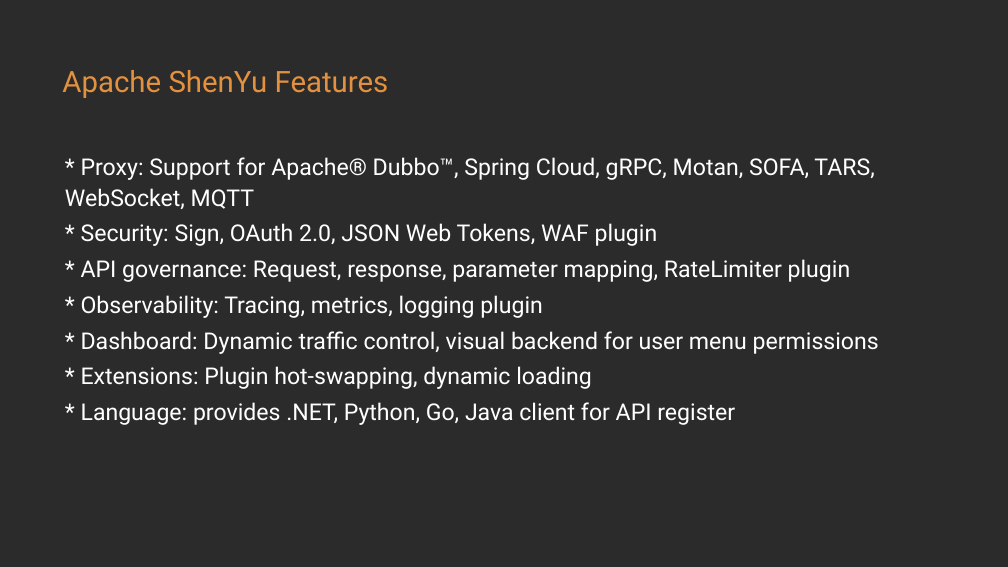
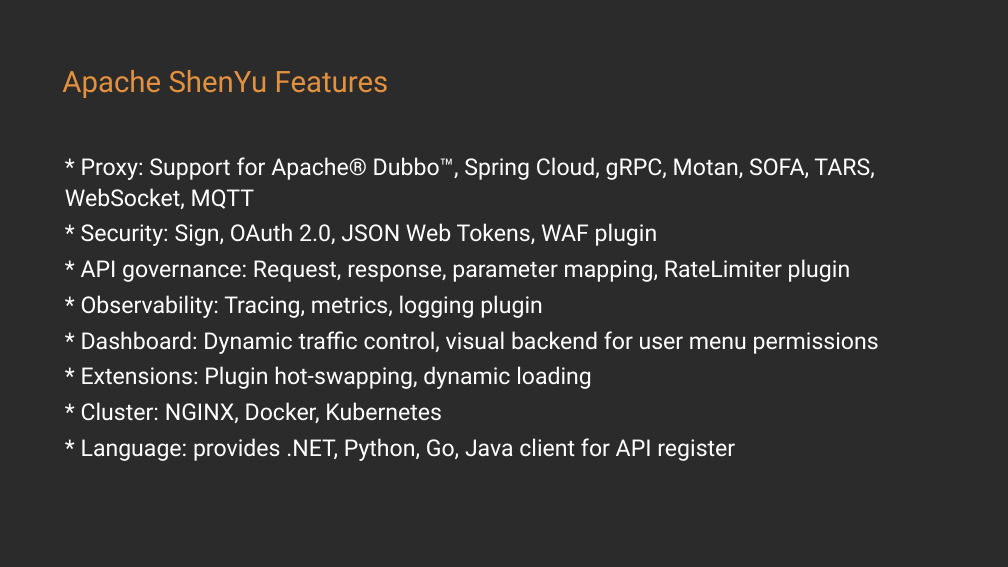
Before and after one commit to loongs-zhang/ACOCA2024-PlayWithWASM, a slide deck: slide 5 of PlayWithWASM.pptx. Drawn at 1008x567 pixels with LibreOffice and Linux fonts; fonts in the diff are those of the drawing; background and template pictures are left out; a plain dark background stands for a picture behind light text. Boxes give left, top, right and bottom in pixels: in the first picture for what was removed or moved away, otherwise in the second. Text is boxed around its words. In the diff, an @@ line names an element or a change of style, - is before the commit and + after.

```diff
--- a/PlayWithWASM.pptx
+++ b/PlayWithWASM.pptx
@@ text at [81, 402, 442, 423]: paragraph added @@
+* Cluster: NGINX, Docker, Kubernetes
```
Also in this commit, not shown: 1 other slide changed, 7 slides added, 11 other files.
